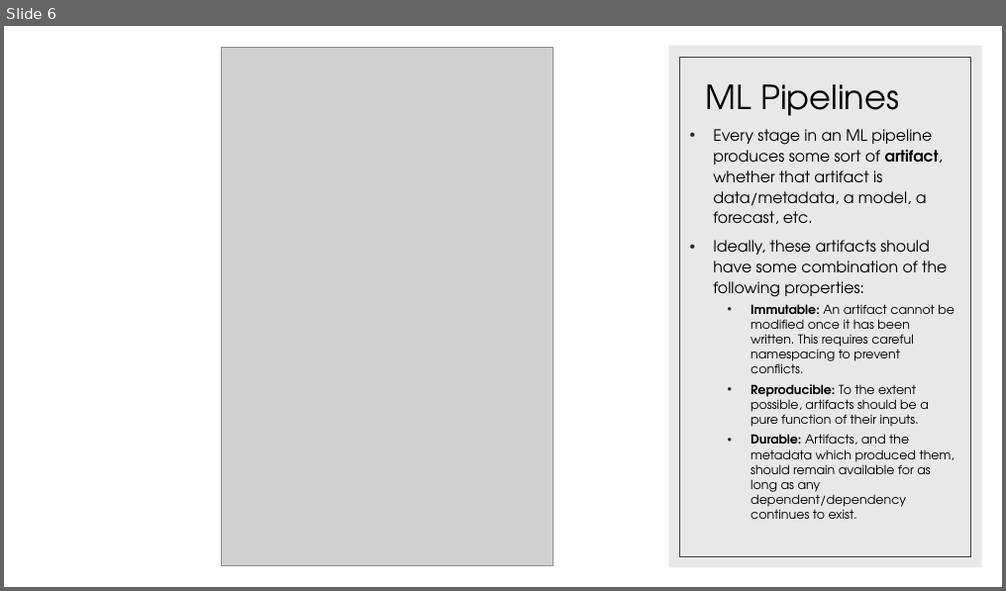
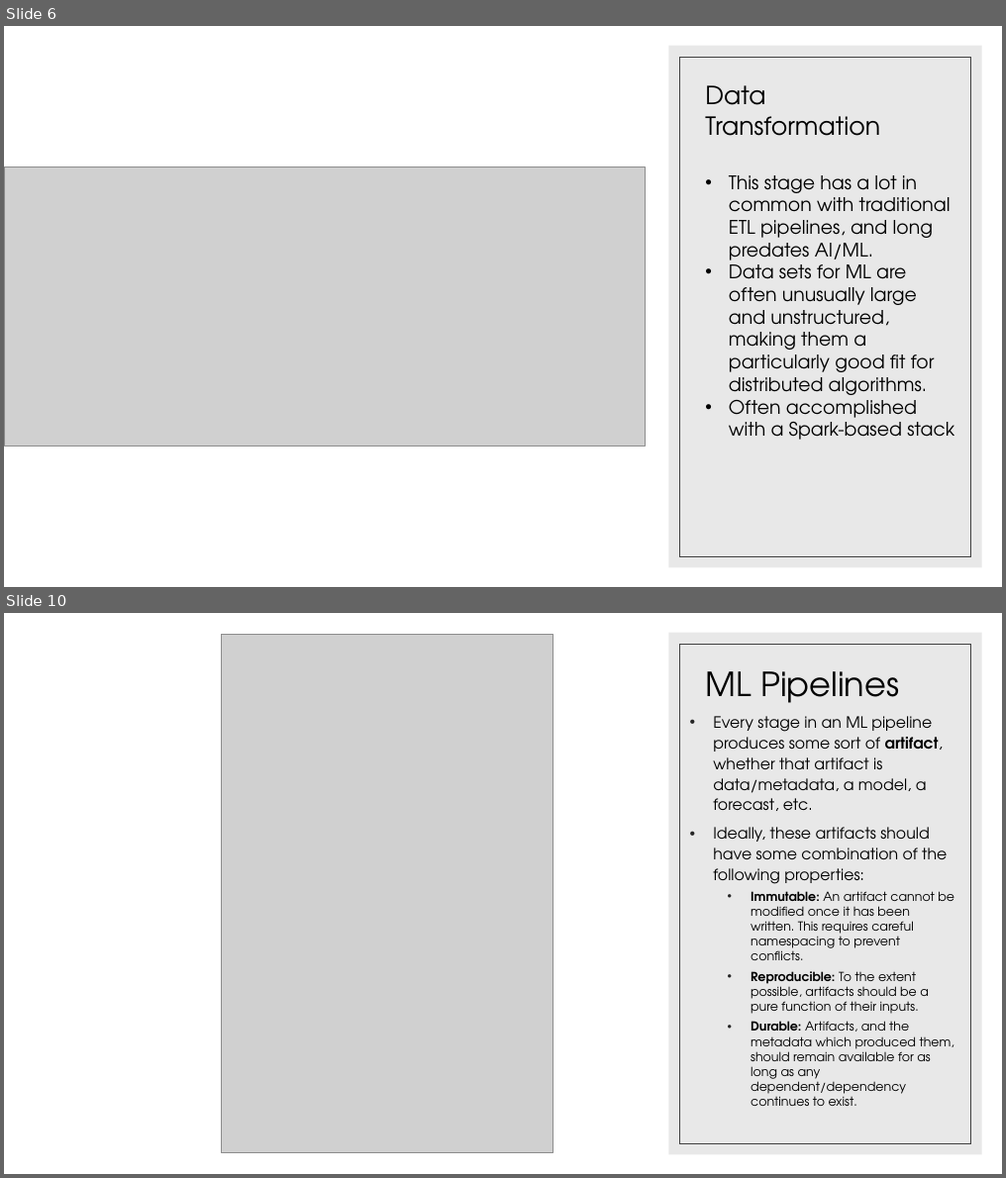
Before and after one commit to apetresc/rotman-ml, a slide deck: Day 3-4.pptx. Shown one above the other, each under a label of ours: slide 6 before the commit, slides 6 and 10 after it; the slides between them are not shown. The pictures are 1006x591 and 1006x1178 pixels, drawn with LibreOffice and Linux fonts; fonts in the diff are those of the drawing; grey boxes stand for pictures. Boxes give left, top, right and bottom in pixels: in the first picture for what was removed or moved away, otherwise in the second. Text is boxed around its words. In the diff, an @@ line names an element or a change of style, - is before the commit and + after.

```diff
--- a/Day 3-4.pptx
+++ b/Day 3-4.pptx
@@ slide 6 added at [4, 26, 1002, 587], background #FFFFFF; not listed: 2 template elements that a slide beside it also shows @@
@@ title added at [705, 85, 880, 136], 24 pt, text #000000 @@
+Data Transformation
@@ picture added at [4, 168, 645, 447] @@
@@ text added at [729, 175, 954, 440], 18 pt, text #000000 @@
+• This stage has a lot in common with traditional ETL pipelines, and long predates AI/ML.
+• Data sets for ML are often unusually large and unstructured, making them a particularly good fit for distributed algorithms.
+• Often accomplished with a Spark-based stack
@@ what was slide 6 is now slide 10 @@
```
Also in this commit, not shown: 1 slide changed, 3 other slides added.
